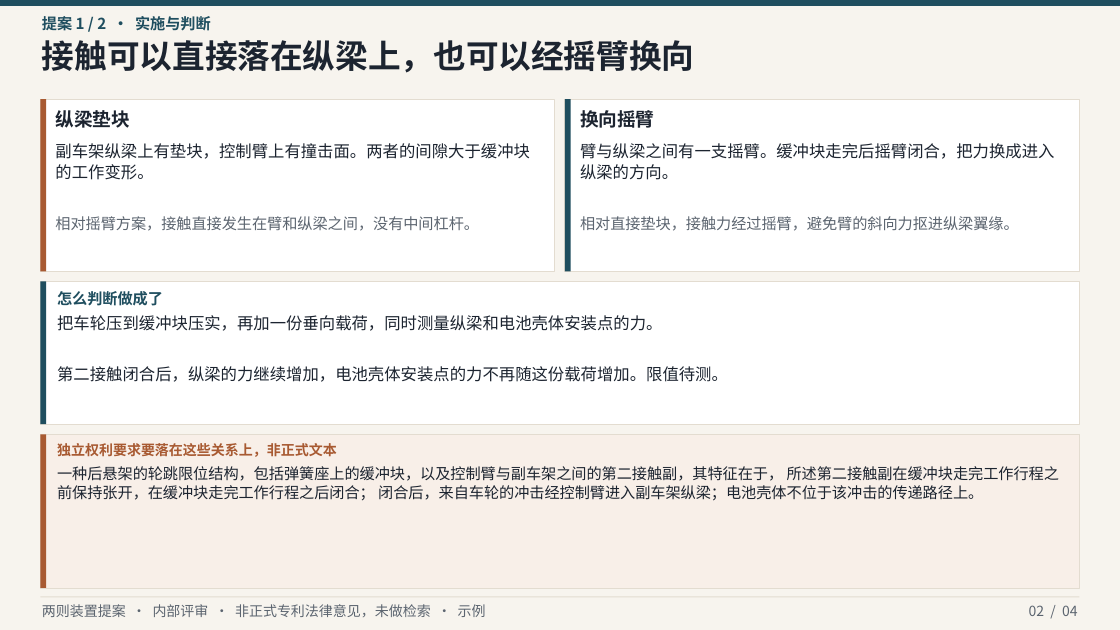
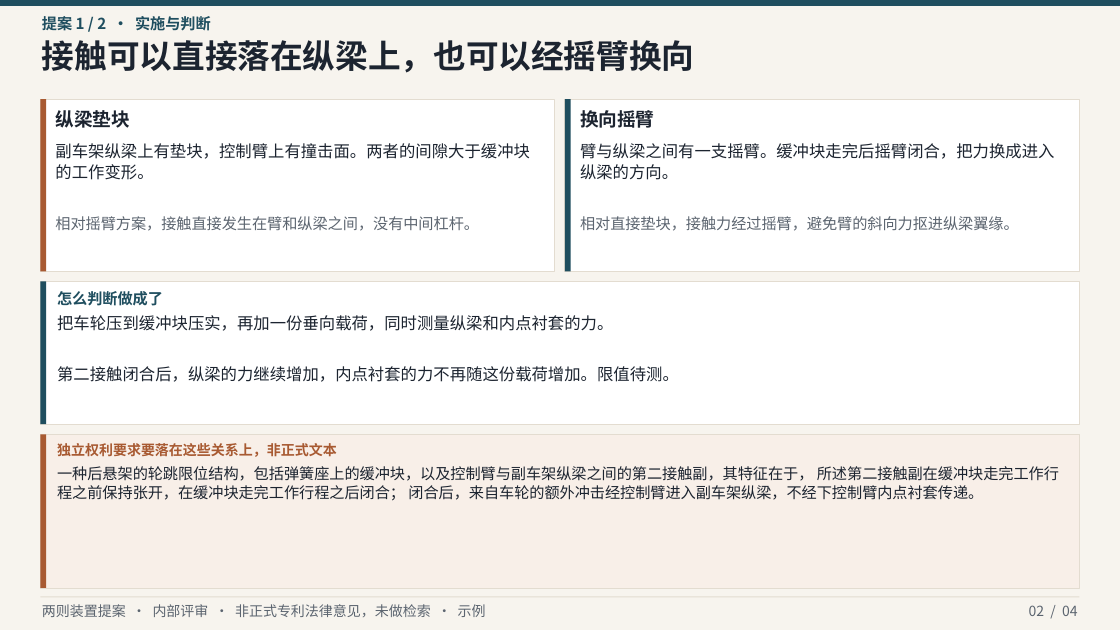
Before and after one commit to qiaoshuai8821-coder/suspension-studio, a slide deck: slide 2 of proposals/two-intro/两则悬架装置提案.pptx. Drawn at 1120x630 pixels with LibreOffice and Linux fonts; fonts in the diff are those of the drawing. Boxes give left, top, right and bottom in pixels: in the first picture for what was removed or moved away, otherwise in the second. Text is boxed around its words. In the diff, an @@ line names an element or a change of style, - is before the commit and + after.

```diff
--- a/proposals/two-intro/两则悬架装置提案.pptx
+++ b/proposals/two-intro/两则悬架装置提案.pptx
@@ text at (57, 315, 613, 331): text changed @@
-把车轮压到缓冲块压实，再加一份垂向载荷，同时测量纵梁和电池壳体安装点的力。
+把车轮压到缓冲块压实，再加一份垂向载荷，同时测量纵梁和内点衬套的力。
@@ text at (57, 366, 679, 382): text changed @@
-第二接触闭合后，纵梁的力继续增加，电池壳体安装点的力不再随这份载荷增加。限值待测。
+第二接触闭合后，纵梁的力继续增加，内点衬套的力不再随这份载荷增加。限值待测。
@@ text at (57, 466, 1059, 501): text changed @@
-一种后悬架的轮跳限位结构，包括弹簧座上的缓冲块，以及控制臂与副车架之间的第二接触副，其特征在于， 所述第二接触副在缓冲块走完工作行程之前保持张开，在缓冲块走完工作行程之后闭合； 闭合后，来自车轮的冲击经控制臂进入副车架纵梁；电池壳体不位于该冲击的传递路径上。
+一种后悬架的轮跳限位结构，包括弹簧座上的缓冲块，以及控制臂与副车架纵梁之间的第二接触副，其特征在于， 所述第二接触副在缓冲块走完工作行程之前保持张开，在缓冲块走完工作行程之后闭合； 闭合后，来自车轮的额外冲击经控制臂进入副车架纵梁，不经下控制臂内点衬套传递。
```
Also in this commit, not shown: 1 other slide changed, 9 other files.
